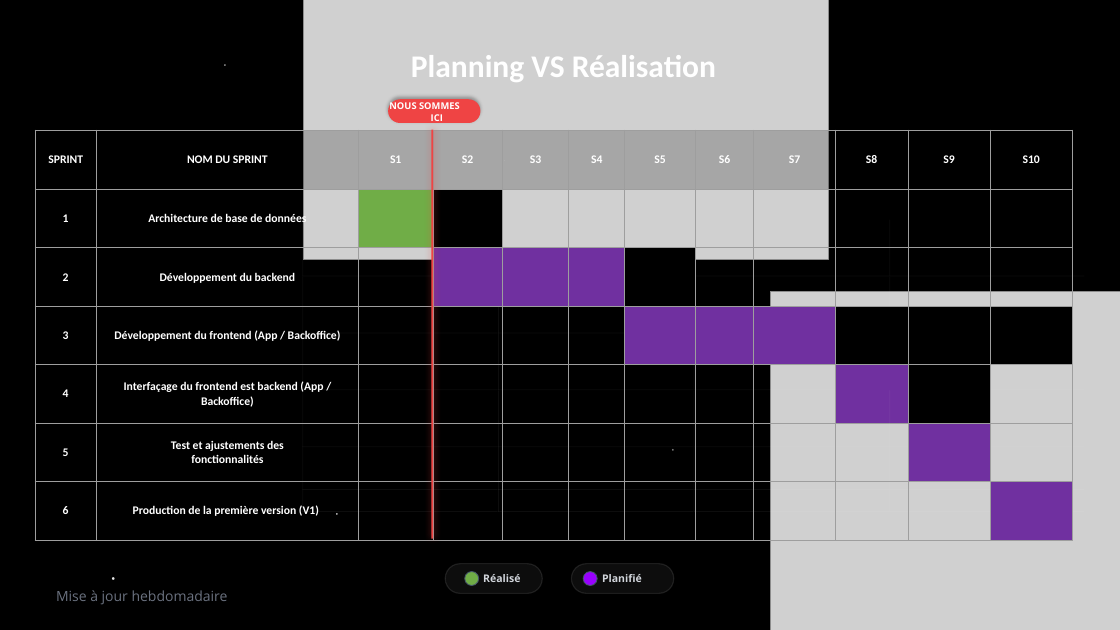
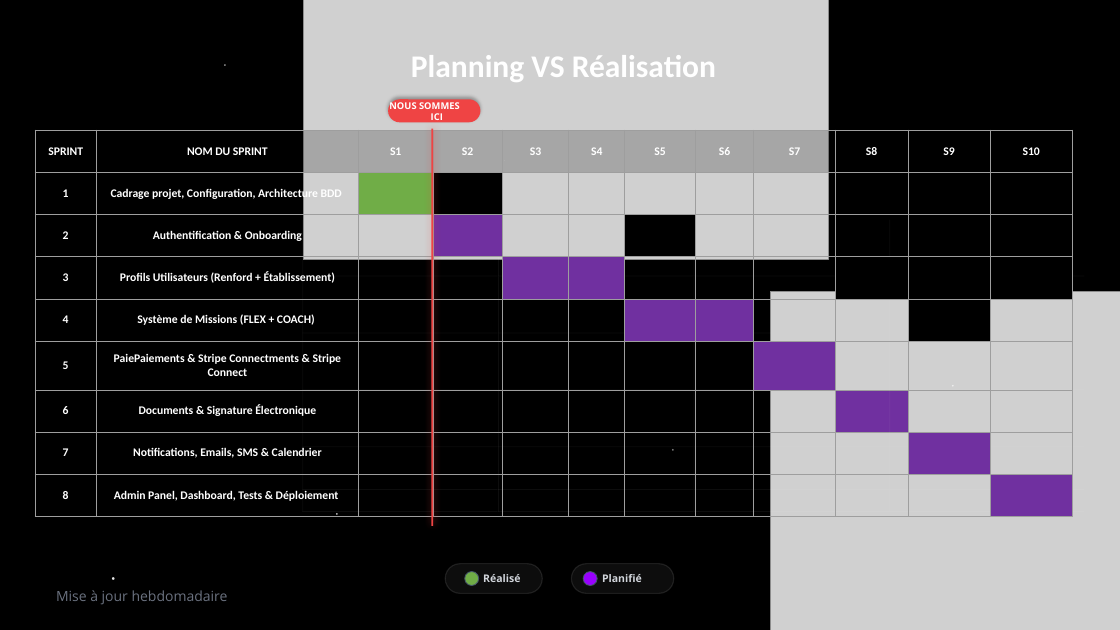
Before and after one commit to yaserrar/renford, a slide deck: slide 2 of Docs/Rapport de sprint Renford.pptx. Drawn at 1120x630 pixels with LibreOffice and Linux fonts; fonts in the diff are those of the drawing; grey boxes stand for pictures; background and template pictures are left out. Boxes give left, top, right and bottom in pixels: in the first picture for what was removed or moved away, otherwise in the second. Text is boxed around its words. In the diff, an @@ line names an element or a change of style, - is before the commit and + after.

```diff
--- a/Docs/Rapport de sprint Renford.pptx
+++ b/Docs/Rapport de sprint Renford.pptx
@@ table at [35,130,1074,529] @@
-row 2: 1 | Architecture de base de données |  |  |  |  |  |  |  |  |  | 
-row 3: 2 | Développement du backend |  |  |  |  |  |  |  |  |  | 
-row 4: 3 | Développement du frontend (App / Backoffice) |  |  |  |  |  |  |  |  |  | 
-row 5: 4 | Interfaçage du frontend est backend (App / Backoffice) |  |  |  |  |  |  |  |  |  | 
-row 6: 5 | Test et ajustements des / fonctionnalités |  |  |  |  |  |  |  |  |  | 
-row 7: 6 | Production de la première version (V1). |  |  |  |  |  |  |  |  |  | 
+row 2: 1 | Cadrage projet, Configuration, Architecture BDD |  |  |  |  |  |  |  |  |  | 
+row 3: 2 | Authentification & Onboarding |  |  |  |  |  |  |  |  |  | 
+row 4: 3 | Profils Utilisateurs (Renford + Établissement) |  |  |  |  |  |  |  |  |  | 
+row 5: 4 | Système de Missions (FLEX + COACH) |  |  |  |  |  |  |  |  |  | 
+row 6: 5 | PaiePaiements & Stripe Connectments & Stripe Connect |  |  |  |  |  |  |  |  |  | 
+row 7: 6 | Documents & Signature Électronique |  |  |  |  |  |  |  |  |  | 
+row 8: 7 | Notifications, Emails, SMS & Calendrier |  |  |  |  |  |  |  |  |  | 
+row 9: 8 | Admin Panel, Dashboard, Tests & Déploiement |  |  |  |  |  |  |  |  |  | 
@@ rectangle: place and size @@
-rectangle at [432,129,434,539]
+rectangle at [432,129,434,526]
```
Also in this commit, not shown: 36 other files.
